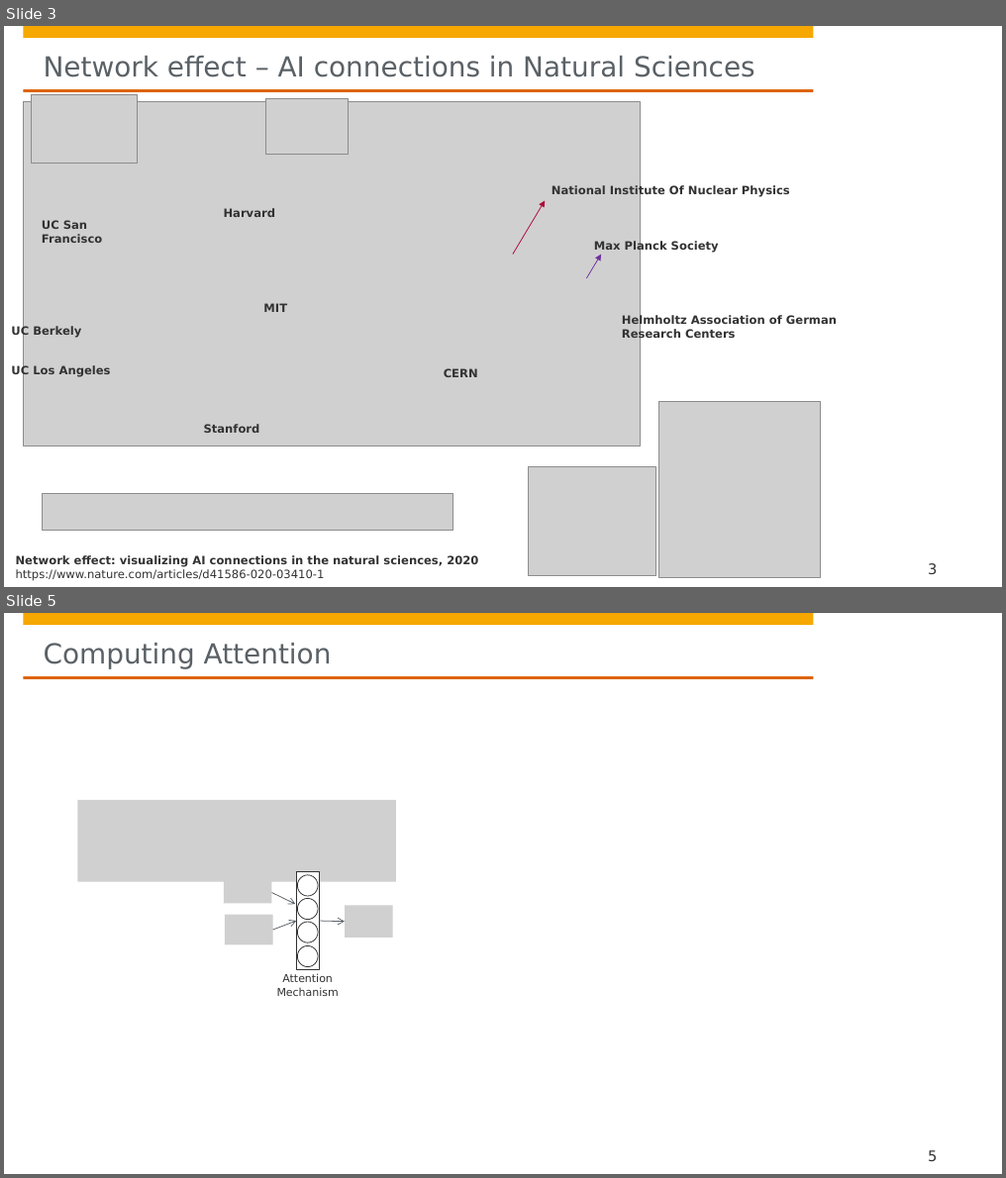
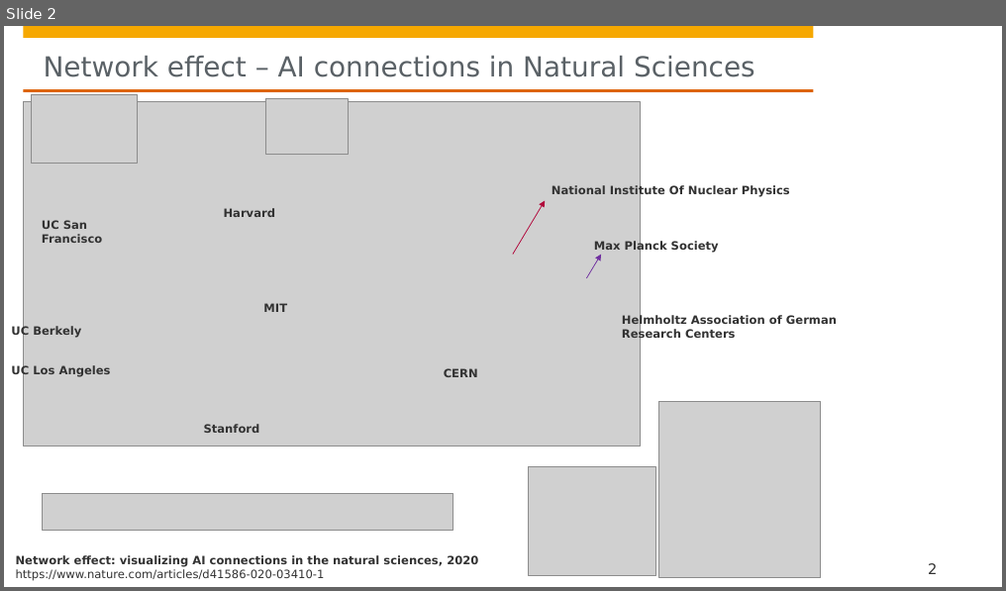
Before and after one commit to hpi-sam/GNN-Course-2020, a slide deck: 8. Graph Attention Networks.pptx. Shown one above the other, each under a label of ours: slides 3 and 5 before the commit, slide 2 after it; the slides between them are not shown. The pictures are 1006x1178 and 1006x591 pixels, drawn with LibreOffice and Linux fonts; fonts in the diff are those of the drawing; grey boxes stand for pictures; background and template pictures are left out. Boxes give left, top, right and bottom in pixels: in the first picture for what was removed or moved away, otherwise in the second. Text is boxed around its words. In the diff, an @@ line names an element or a change of style, - is before the commit and + after.

```diff
--- a/8. Graph Attention Networks.pptx
+++ b/8. Graph Attention Networks.pptx
@@ slide 5 removed at bbox=[4, 613, 1002, 1174], background #FFFFFF; not listed: 4 template elements that a slide beside it also shows @@
@@ title removed at bbox=[44, 643, 332, 669] @@
-Computing Attention
@@ picture removed at bbox=[77, 800, 396, 881] @@
@@ picture removed at bbox=[224, 873, 271, 903] @@
@@ rectangle removed at bbox=[297, 872, 319, 970] @@
@@ ellipse removed at bbox=[297, 875, 318, 896] @@
@@ arrow removed from (272, 893) to (295, 904) @@
@@ ellipse removed at bbox=[297, 899, 318, 920] @@
@@ picture removed at bbox=[345, 906, 392, 938] @@
@@ picture removed at bbox=[225, 915, 272, 946] @@
@@ arrow removed from (272, 930) to (297, 921) @@
@@ ellipse removed at bbox=[297, 922, 318, 943] @@
@@ arrow removed from (319, 921) to (345, 922) @@
@@ ellipse removed at bbox=[297, 947, 318, 967] @@
@@ text removed at bbox=[277, 974, 339, 996] @@
-Attention Mechanism
@@ page number removed at bbox=[928, 1151, 937, 1161] @@
-5
@@ what was slide 3 is now slide 2 @@
@@ page number at bbox=[928, 564, 937, 574]: text changed @@
-3
+2
```
Also in this commit, not shown: 4 slides changed, 17 slides added, 2 other slides removed.
